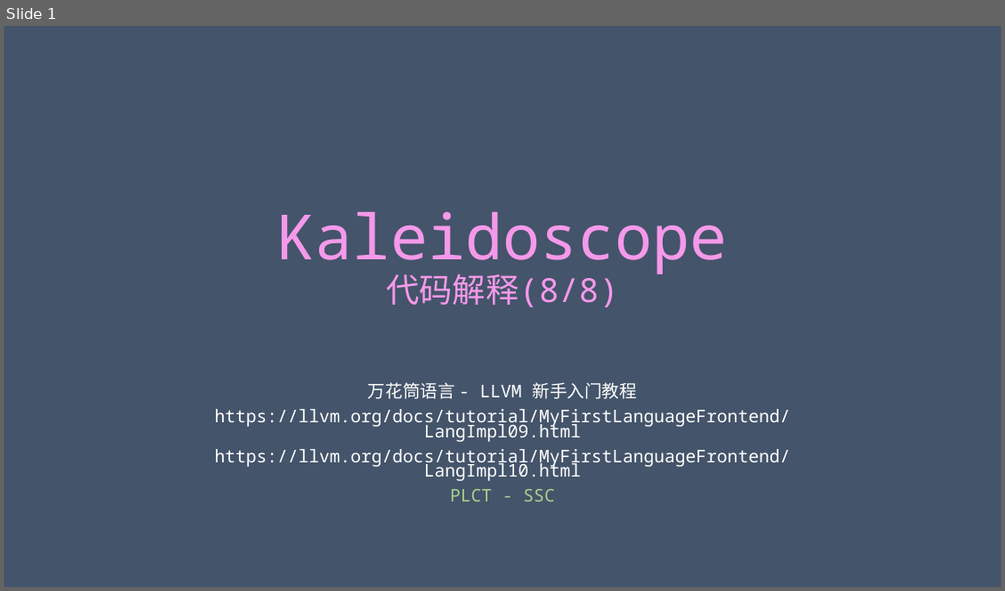
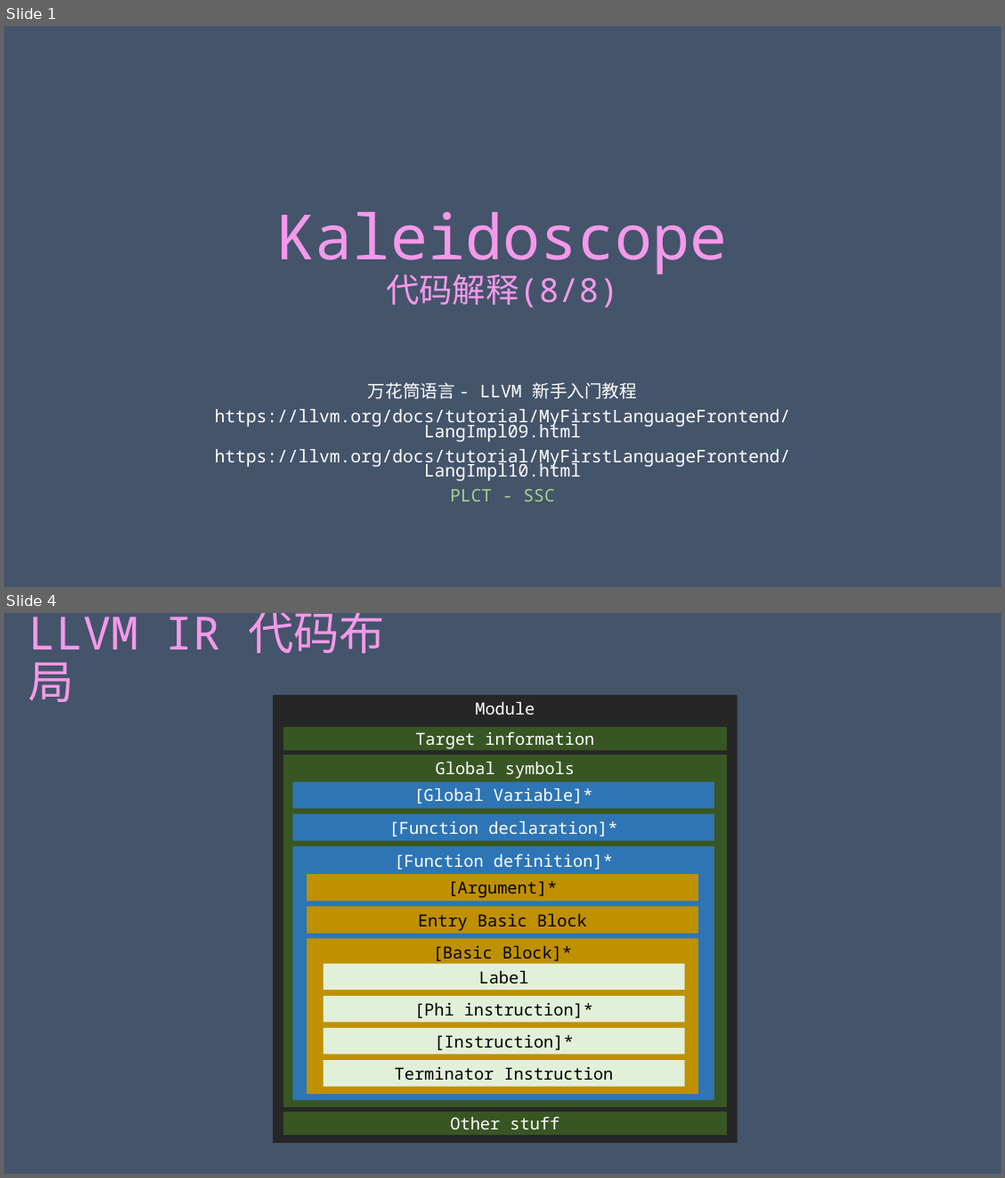
Before and after one commit to achieveartificialintelligence/download, a slide deck: Kaleidoscope/Ch9/Kaleidoscope.pptx. Shown one above the other, each under a label of ours: slide 1 before the commit, slides 1 and 4 after it; the slides between them are not shown. The pictures are 1005x591 and 1005x1178 pixels, drawn with LibreOffice and Linux fonts; fonts in the diff are those of the drawing. Boxes give left, top, right and bottom in pixels: in the first picture for what was removed or moved away, otherwise in the second. Text is boxed around its words. In the diff, an @@ line names an element or a change of style, - is before the commit and + after.

```diff
--- a/Kaleidoscope/Ch9/Kaleidoscope.pptx
+++ b/Kaleidoscope/Ch9/Kaleidoscope.pptx
@@ slide 4 added at [4,613,1001,1174], background #44546A @@
@@ title added at [29,613,385,702], 44 pt, text gradient #F599EA to #89D1EB @@
+LLVM IR 代码布局
@@ group added at [273,695,737,1143]: 14 rectangles @@
+Module
+Target information
+Global symbols
+Other stuff
+[Global Variable]*
+[Function declaration]*
+[Function definition]*
+[Argument]*
+Entry Basic Block
+[Basic Block]*
+Label
+[Phi instruction]*
+[Instruction]*
+Terminator Instruction
```
Also in this commit, not shown: 2 slides changed, 3 other slides added.
